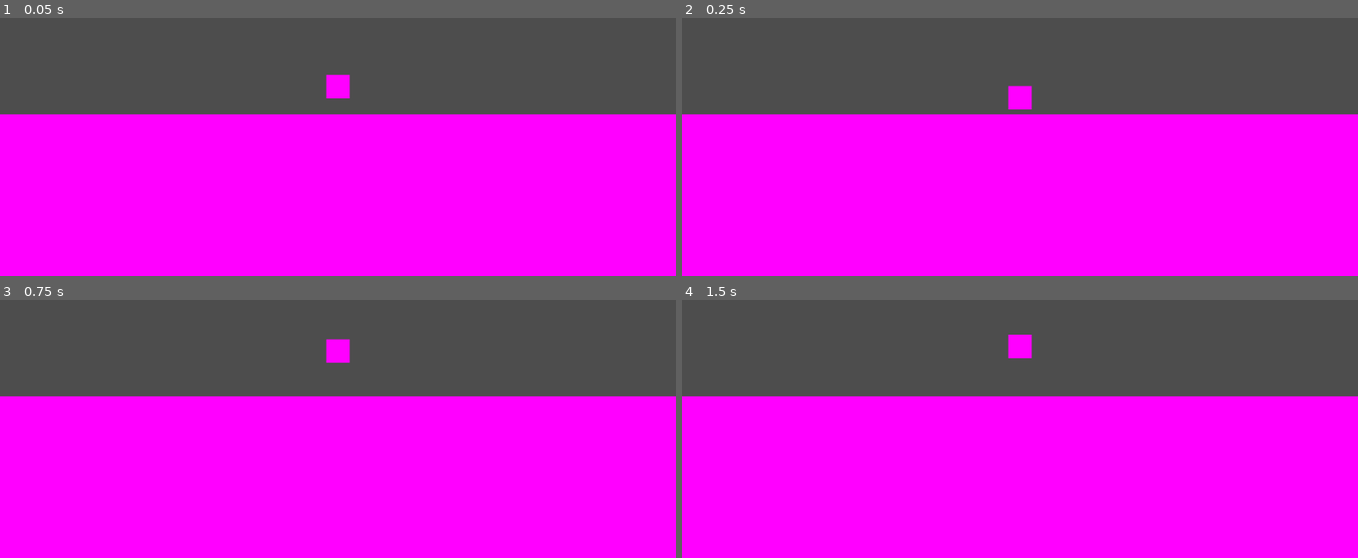
Above: before the commit, frames 1-4 (two rows, left to right).
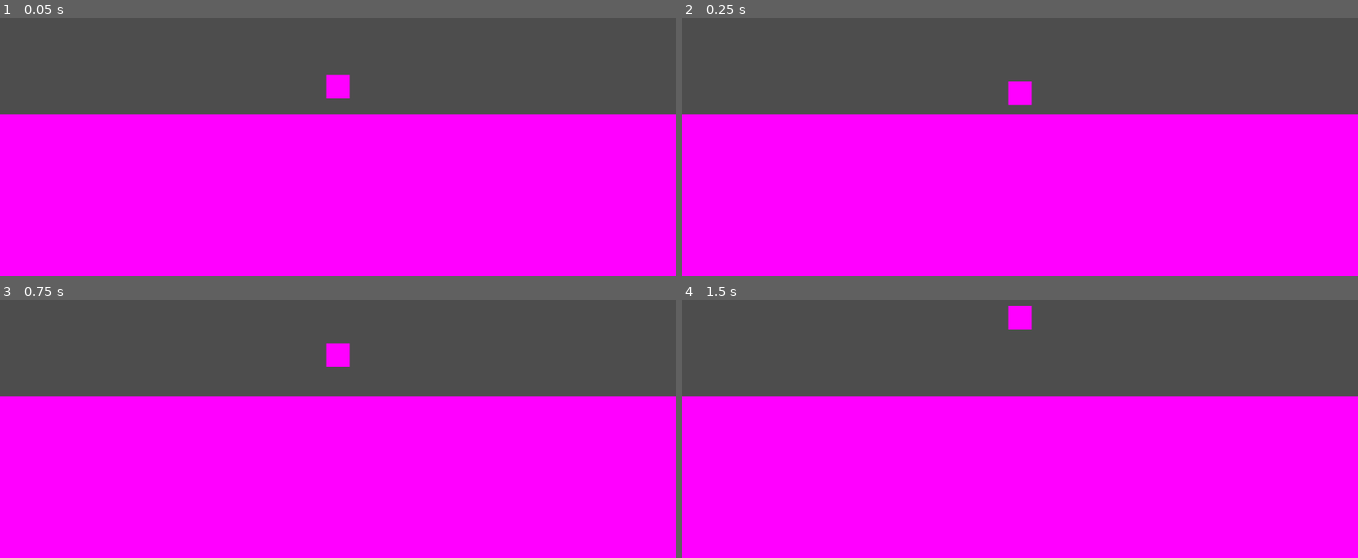
Above: after the commit, the same moments.

Repository: PlantvZombie/Dino
Game: Godot game, scene res://dino endless mode.tscn
Same seed, same stepped clock (60 frames per second), same inputs: the game is played once before the commit and once after it. The project has no main scene, so this scene is started directly.
Inputs:
- Up to frame 1 (0.05 s): no input
- Up to frame 2 (0.25 s): no input
- Up to frame 3 (0.75 s): hold W (up) from 0.53 s (still down)
- Up to frame 4 (1.5 s): keep holding W (up)

Frame 1 is identical in both runs. In frame 2, 0.1% of the frame differs, in the area x 48-52%, y 24-36%; in frame 3, 0.1%; in frame 4, 0.7%, in the area x 48-52%, y 2-23%.

Commit message:
ghnikjerstl

Diff:
--- a/dino/dino endless mode.tscn
+++ b/dino/dino endless mode.tscn
@@ -1,11 +1,9 @@
-[gd_scene load_steps=10 format=3 uid="uid://cgdisfxxirl33"]
+[gd_scene load_steps=10 format=3 uid="uid://djskmqnl71orc"]
 
 [ext_resource type="Script" path="res://dino_endless_mode.gd" id="1_8w6ik"]
 [ext_resource type="Script" path="res://static_character.gd" id="1_jdl8r"]
-
-[ext_resource type="PackedScene" uid="uid://rdy7fgite28g" path="res://moving_small_rock.tscn" id="2_8x7yb"]
-[ext_resource type="PackedScene" uid="uid://dp5mtyq0j42w" path="res://moving_tall_rock.tscn" id="3_d5n5b"]
-
+[ext_resource type="PackedScene" uid="uid://dde6kbl2sdms" path="res://moving_small_rock.tscn" id="2_8x7yb"]
+[ext_resource type="PackedScene" uid="uid://bgty7vcs3n0i2" path="res://moving_tall_rock.tscn" id="3_d5n5b"]
 
 [sub_resource type="PlaceholderTexture2D" id="PlaceholderTexture2D_l668m"]
 
--- a/dino/static_character.gd
+++ b/dino/static_character.gd
@@ -5,18 +5,18 @@
 func _physics_process(delta: float) -> void:
 	# Add the gravity.
 	if not is_on_floor():
-		velocity.y = move_toward(velocity.y, 200, 5)
+		velocity.y = move_toward(velocity.y, 250, 3)
 	if is_on_floor():
 		velocity.y = 0
 	if Input.is_action_just_pressed("up") and is_on_floor():
-		velocity.y -= 175
+		velocity.y -= 145
 
 	move_and_slide()
 
 func _input(event: InputEvent) -> void:
 	if event.is_action_released("up"):
 		if velocity.y < 0:
-			velocity.y *= 0.3
+			velocity.y *= 0.1
 	if Input.is_action_just_pressed("down"):
 		# anim.play(down)
 		velocity.y += 225
Not shown: 1 places in dino/moving_small_rock.tscn that only renumber resources
Not shown: 1 places in dino/moving_tall_rock.tscn that only renumber resources
